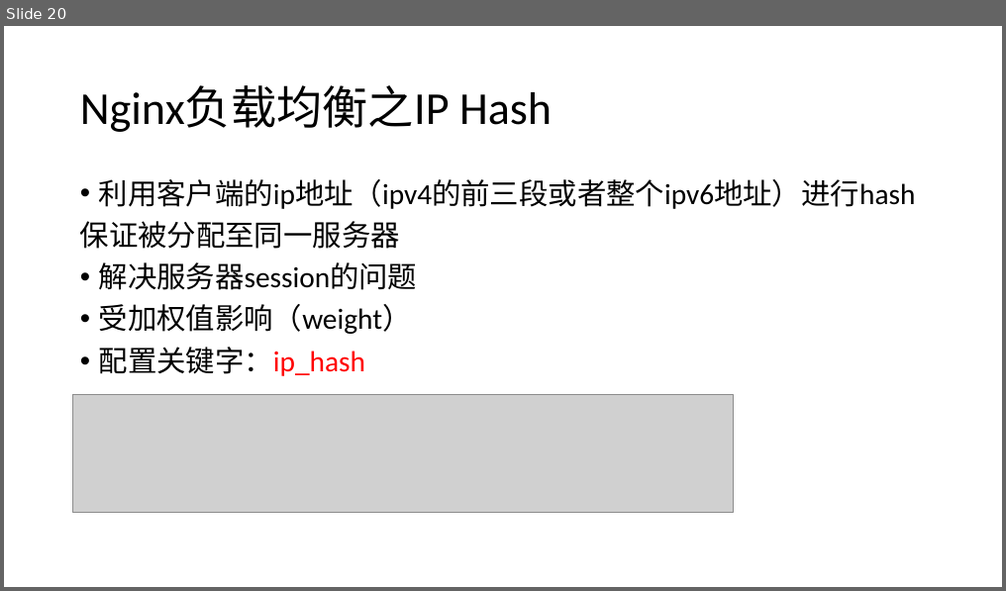
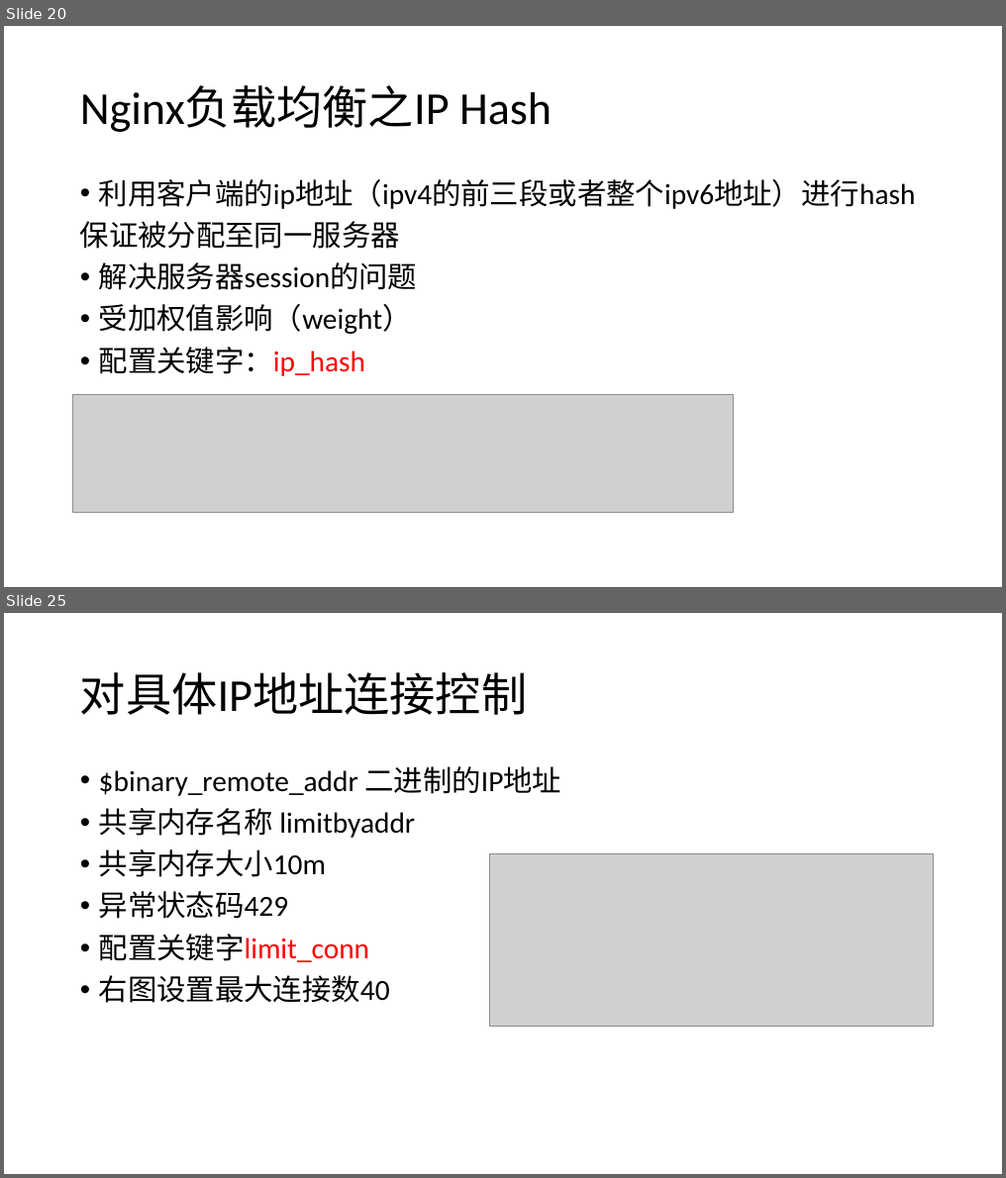
Before and after one commit to bold881/docs, a slide deck: nginx.pptx. Shown one above the other, each under a label of ours: slide 20 before the commit, slides 20 and 25 after it; the slides between them are not shown. The pictures are 1006x591 and 1006x1178 pixels, drawn with LibreOffice and Linux fonts; fonts in the diff are those of the drawing; grey boxes stand for pictures. Boxes give left, top, right and bottom in pixels: in the first picture for what was removed or moved away, otherwise in the second. Text is boxed around its words. In the diff, an @@ line names an element or a change of style, - is before the commit and + after.

```diff
--- a/nginx.pptx
+++ b/nginx.pptx
@@ slide 25 added at (4,613,1002,1174), background #FFFFFF @@
@@ title added at (80,672,527,715), 44 pt, text #000000 @@
+对具体IP地址连接控制
@@ text added at (99,766,561,1003), 28 pt, text #000000 @@
+• $binary_remote_addr 二进制的IP地址
+• 共享内存名称 limitbyaddr
+• 共享内存大小10m
+• 异常状态码429
+• 配置关键字limit_conn
+• 右图设置最大连接数40
@@ picture added at (490,854,934,1026) @@
```
Also in this commit, not shown: 1 slide changed, 8 other slides added.
